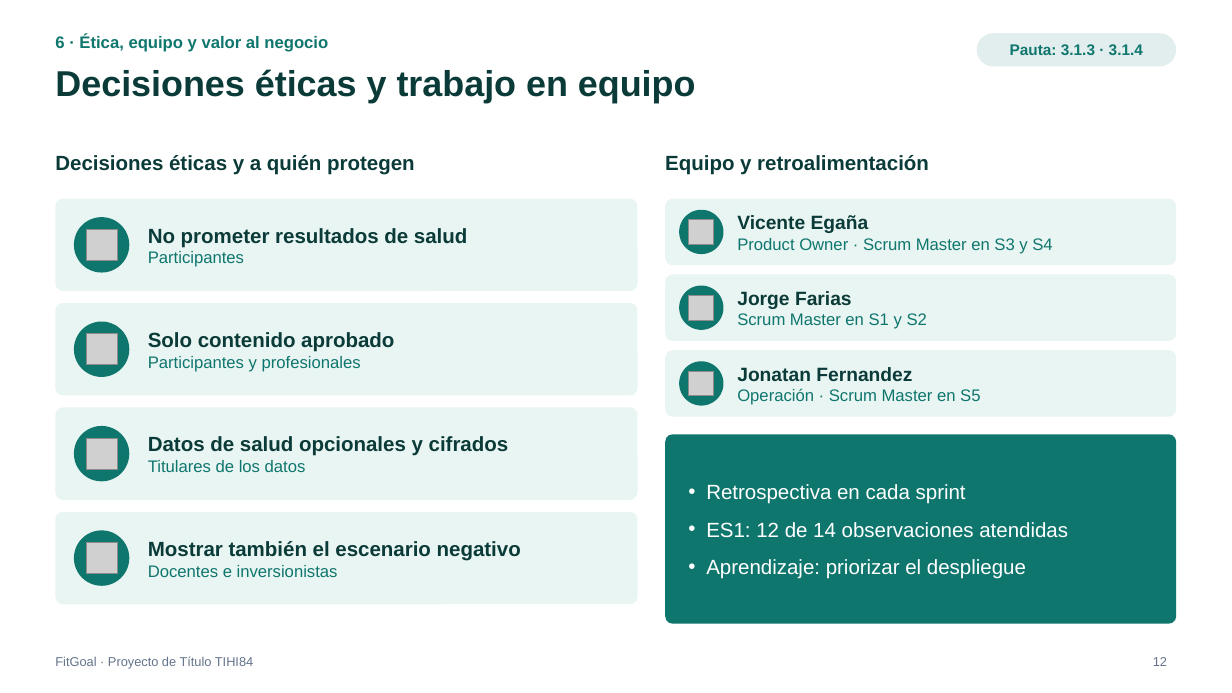
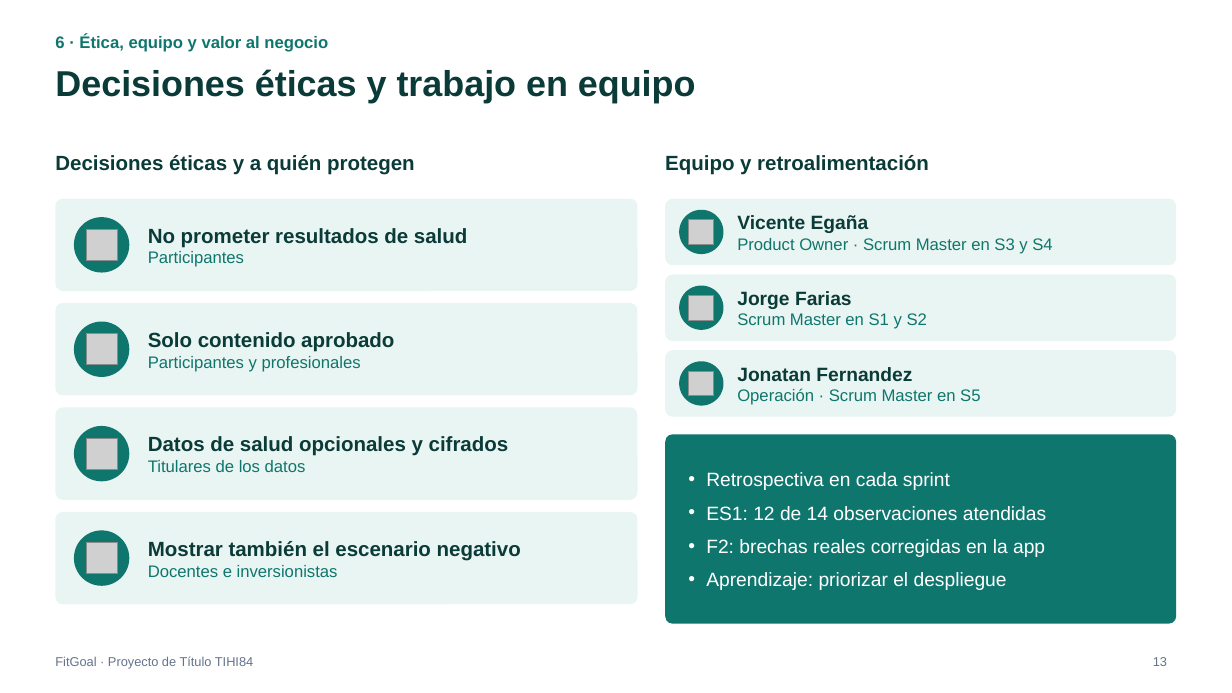
Before and after one commit to VicenteEgana/Fitgoal, a slide deck: slide 13 of docs/TIHI84_U3_Presentacion_FitGoal.pptx (slide 12 before the commit). Drawn at 1232x693 pixels with LibreOffice and Linux fonts; fonts in the diff are those of the drawing; grey boxes stand for pictures. Boxes give left, top, right and bottom in pixels: in the first picture for what was removed or moved away, otherwise in the second. Text is boxed around its words. In the diff, an @@ line names an element or a change of style, - is before the commit and + after.

```diff
--- a/docs/TIHI84_U3_Presentacion_FitGoal.pptx
+++ b/docs/TIHI84_U3_Presentacion_FitGoal.pptx
@@ rounded rectangle removed at [977, 33, 1177, 67] @@
-Pauta: 3.1.3 · 3.1.4
@@ text at [706, 472, 1046, 590]: size 16 to 15 pt in "Retrospectiva en cada sprint", "ES1: 12 de 14 observaciones atendidas", "Aprendizaje: priorizar el despliegue"; less space between paragraphs @@
@@ text at [706, 539, 1045, 557]: paragraph added @@
+• F2: brechas reales corregidas en la app
```
Also in this commit, not shown: 12 other slides changed, 5 slides added.
